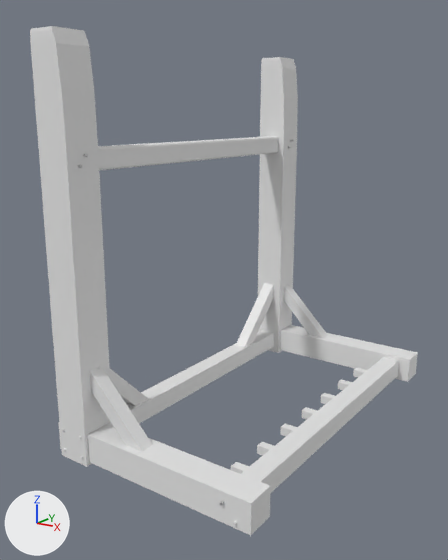
A saved change to the Blender file Blender/Weapon Rack.blend.
Rendered twice from a 50 mm camera at (4.82, -4.15, 3.46) aimed at (0.7, 1.63, 1.54). Lighting does not change. The marker at lower left points along +X, +Y and +Z.
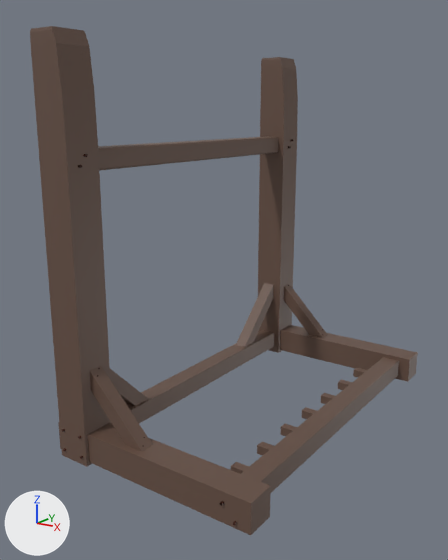
Location of each change, (x1, y1, x2, y2) in pixels of the pictures (448 x 560 px):
```json
{"object": "Cube.001", "change": "recoloured", "before": [30, 26, 418, 535], "after": [30, 26, 418, 535], "on screen": "white to brown"}
```

Scene script edits in JSON lines:
```json
{"op": "set", "path": "mat_material.base_color", "old": "(0.8, 0.8, 0.8)", "new": "(0.134, 0.0793, 0.0578)", "note": "white #e7e7e7 -> brown #665044"}
```
